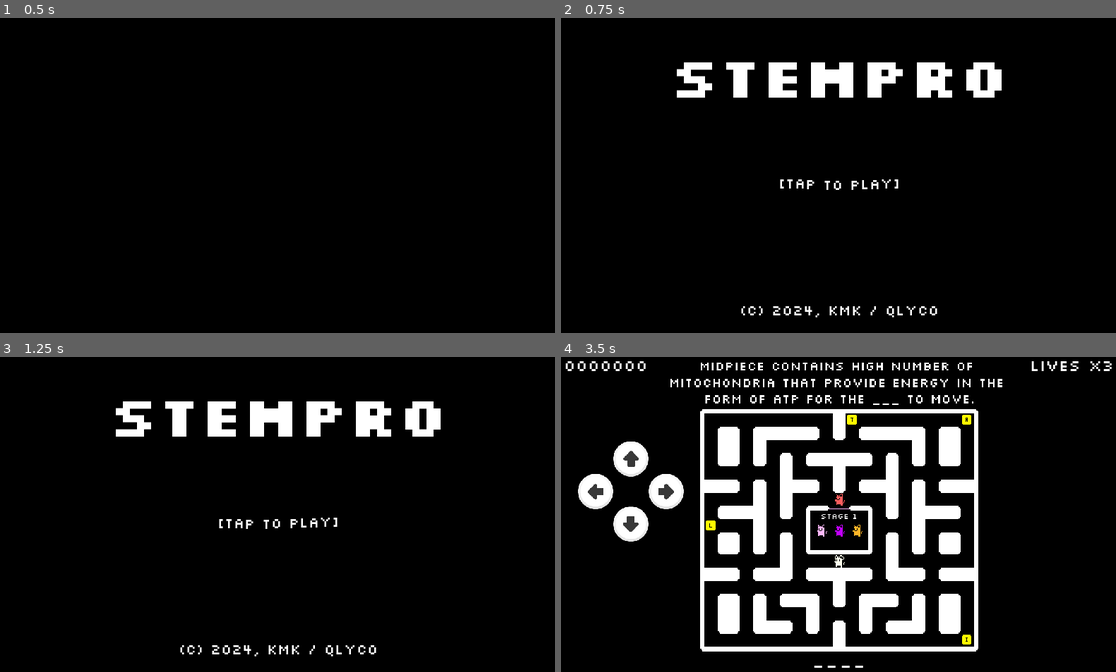
Above: before the commit, frames 1-4 (two rows, left to right).
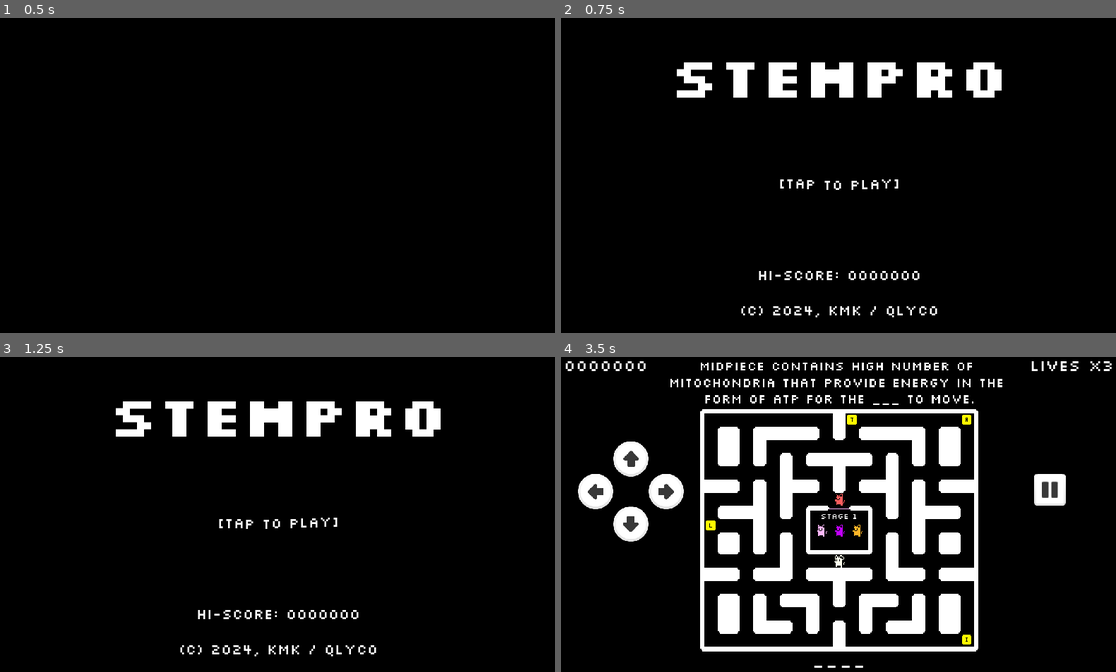
Above: after the commit, the same moments.

Repository: dfx81/stempro
Game: Godot game, scene res://assets/scenes/menu.tscn
The game is run twice, just before and just after one commit, with the same random seed, the same clock (stepped at 60 frames per second) and the same inputs. The engine's default icon, where the game draws it, is replaced by a stand-in: a white triangle on a blue panel in a dark square.
Inputs (mouse positions are in pixels of both pictures, inside the frame that each line leads up to):
- Up to frame 1 (0.5 s): no input
- Up to frame 2 (0.75 s): tap Enter at 0.5 s; move the mouse to (966, 159) at 0.52 s; hold Right (move_right) from 0.53 s (still down); click (966, 159) at 0.67 s
- Up to frame 3 (1.25 s): keep holding Right (move_right)
- Up to frame 4 (3.5 s): tap Enter at 1.25, 2, 2.75 s; move the mouse to (727, 530) at 1.27 s; release Right (move_right) at 1.28 s; hold Down (move_down) 1.28-2.03 s; click (727, 530) at 1.42 s; move the mouse to (894, 445) at 2.02 s; hold Right (move_right) 2.03-2.78 s; click (894, 445) at 2.17 s; move the mouse to (810, 577) at 2.77 s; hold Up (move_up) from 2.78 s (still down); click (810, 577) at 2.92 s

Frame 1 is identical in both runs. In frame 2, 0.3% of the frame differs, in the area x 35-65%, y 80-84%; in frame 3, 0.3%; in frame 4, 0.6%, in the area x 85-91%, y 37-48%.
Error before the commit: Parse Error: Can't preload resource at path: res://assets/scenes/menu.tscn (res://assets/scripts/end.gd:6)

Commit message:
Blurry fix

Diff:
--- a/assets/scenes/end.tscn
+++ b/assets/scenes/end.tscn
@@ -15,6 +15,10 @@
 
 [sub_resource type="DynamicFont" id=3]
 size = 32
+font_data = ExtResource( 1 )
+
+[sub_resource type="DynamicFont" id=8]
+size = 24
 font_data = ExtResource( 1 )
 
 [sub_resource type="Animation" id=4]
@@ -53,6 +57,18 @@
 "times": PoolRealArray( 0 ),
 "transitions": PoolRealArray( 1 ),
 "update": 0,
+"values": [ true ]
+}
+tracks/3/type = "value"
+tracks/3/path = NodePath("ColorRect/Best:visible")
+tracks/3/interp = 1
+tracks/3/loop_wrap = true
+tracks/3/imported = false
+tracks/3/enabled = true
+tracks/3/keys = {
+"times": PoolRealArray( 0 ),
+"transitions": PoolRealArray( 1 ),
+"update": 1,
 "values": [ true ]
 }
 
@@ -95,6 +111,18 @@
 "update": 1,
 "values": [ false, true ]
 }
+tracks/3/type = "value"
+tracks/3/path = NodePath("ColorRect/Best:visible")
+tracks/3/interp = 1
+tracks/3/loop_wrap = true
+tracks/3/imported = false
+tracks/3/enabled = true
+tracks/3/keys = {
+"times": PoolRealArray( 0, 1 ),
+"transitions": PoolRealArray( 1, 1 ),
+"update": 1,
+"values": [ false, true ]
+}
 
 [sub_resource type="Animation" id=6]
 length = 0.001
@@ -180,6 +208,21 @@
 align = 1
 valign = 1
 
+[node name="Best" type="Label" parent="ColorRect"]
+modulate = Color( 1, 1, 1, 0 )
+anchor_left = 0.5
+anchor_top = 0.5
+anchor_right = 0.5
+anchor_bottom = 0.5
+margin_left = -640.0
+margin_top = 36.0
+margin_right = 640.0
+margin_bottom = 90.0
+custom_fonts/font = SubResource( 8 )
+text = "* NEW BEST *"
+align = 1
+valign = 1
+
 [node name="AnimationPlayer" type="AnimationPlayer" parent="."]
 autoplay = "summary"
 anims/RESET = SubResource( 4 )
--- a/assets/scenes/game.tscn
+++ b/assets/scenes/game.tscn
@@ -18,20 +18,26 @@
 [ext_resource path="res://assets/audio/phaseJump4.ogg" type="AudioStream" id=16]
 [ext_resource path="res://assets/audio/jingles_NES00.ogg" type="AudioStream" id=17]
 [ext_resource path="res://assets/audio/jingles_NES03.ogg" type="AudioStream" id=18]
-
-[sub_resource type="DynamicFont" id=3]
-size = 96
-font_data = ExtResource( 6 )
-
-[sub_resource type="DynamicFont" id=2]
-size = 36
-font_data = ExtResource( 6 )
+[ext_resource path="res://assets/sprites/shadedLight14.png" type="Texture" id=19]
+[ext_resource path="res://assets/audio/error_006.ogg" type="AudioStream" id=20]
 
 [sub_resource type="DynamicFont" id=1]
 size = 36
 extra_spacing_char = 4
 font_data = ExtResource( 6 )
 
+[sub_resource type="DynamicFont" id=3]
+size = 96
+font_data = ExtResource( 6 )
+
+[sub_resource type="DynamicFont" id=2]
+size = 36
+font_data = ExtResource( 6 )
+
+[sub_resource type="DynamicFont" id=4]
+size = 56
+font_data = ExtResource( 6 )
+
 [node name="game" type="Node2D" groups=["game_manager"]]
 pause_mode = 2
 script = ExtResource( 5 )
@@ -44,6 +50,25 @@
 anchor_right = 1.0
 anchor_bottom = 1.0
 color = Color( 0, 0, 0, 1 )
+
+[node name="Answer" type="RichTextLabel" parent="CanvasLayer/ColorRect"]
+pause_mode = 2
+visible = false
+anchor_top = 1.0
+anchor_right = 1.0
+anchor_bottom = 1.0
+margin_top = -54.0
+margin_bottom = 18.0
+custom_colors/default_color = Color( 1, 1, 1, 1 )
+custom_colors/font_color_selected = Color( 0, 0, 0, 1 )
+custom_fonts/mono_font = SubResource( 1 )
+custom_fonts/bold_italics_font = SubResource( 1 )
+custom_fonts/italics_font = SubResource( 1 )
+custom_fonts/bold_font = SubResource( 1 )
+custom_fonts/normal_font = SubResource( 1 )
+bbcode_enabled = true
+bbcode_text = "[center][shake rate=10.0 level=5 connected=0]_____[/shake][/center]"
+text = "_____"
 
 [node name="Question" type="RichTextLabel" parent="CanvasLayer/ColorRect"]
 pause_mode = 2
@@ -92,62 +117,6 @@
 text = "STAGE 1"
 scroll_active = false
 
-[node name="Lives" type="RichTextLabel" parent="CanvasLayer/ColorRect"]
-pause_mode = 2
-anchor_left = 1.0
-anchor_right = 1.0
-margin_left = -224.0
-margin_right = -17.0
-margin_bottom = 93.0
-custom_colors/default_color = Color( 1, 1, 1, 1 )
-custom_colors/font_color_selected = Color( 0, 0, 0, 1 )
-custom_fonts/mono_font = SubResource( 2 )
-custom_fonts/bold_italics_font = SubResource( 2 )
-custom_fonts/italics_font = SubResource( 2 )
-custom_fonts/bold_font = SubResource( 2 )
-custom_fonts/normal_font = SubResource( 2 )
-bbcode_enabled = true
-bbcode_text = "[right]LIVES X3[/right]"
-text = "LIVES X3"
-scroll_active = false
-
-[node name="Score" type="RichTextLabel" parent="CanvasLayer/ColorRect"]
-pause_mode = 2
-margin_left = 16.0
-margin_right = 222.0
-margin_bottom = 93.0
-custom_colors/default_color = Color( 1, 1, 1, 1 )
-custom_colors/font_color_selected = Color( 0, 0, 0, 1 )
-custom_fonts/mono_font = SubResource( 2 )
-custom_fonts/bold_italics_font = SubResource( 2 )
-custom_fonts/italics_font = SubResource( 2 )
-custom_fonts/bold_font = SubResource( 2 )
-custom_fonts/normal_font = SubResource( 2 )
-bbcode_enabled = true
-bbcode_text = "0000000"
-text = "0000000"
-scroll_active = false
-
-[node name="Best" type="RichTextLabel" parent="CanvasLayer/ColorRect"]
-pause_mode = 2
-visible = false
-margin_left = 9.0
-margin_top = 26.0
-margin_right = 1036.0
-margin_bottom = 119.0
-rect_scale = Vector2( 0.3, 0.3 )
-custom_colors/default_color = Color( 1, 1, 1, 1 )
-custom_colors/font_color_selected = Color( 0, 0, 0, 1 )
-custom_fonts/mono_font = SubResource( 2 )
-custom_fonts/bold_italics_font = SubResource( 2 )
-custom_fonts/italics_font = SubResource( 2 )
-custom_fonts/bold_font = SubResource( 2 )
-custom_fonts/normal_font = SubResource( 2 )
-bbcode_enabled = true
-bbcode_text = "BEST: 0000000"
-text = "BEST: 0000000"
-scroll_active = false
-
 [node name="Hint" type="RichTextLabel" parent="CanvasLayer/ColorRect"]
 pause_mode = 2
 anchor_left = 0.5
@@ -158,25 +127,6 @@
 margin_top = 306.0
 margin_right = 640.0
 margin_bottom = 358.0
-custom_colors/default_color = Color( 1, 1, 1, 1 )
-custom_colors/font_color_selected = Color( 0, 0, 0, 1 )
-custom_fonts/mono_font = SubResource( 1 )
-custom_fonts/bold_italics_font = SubResource( 1 )
-custom_fonts/italics_font = SubResource( 1 )
-custom_fonts/bold_font = SubResource( 1 )
-custom_fonts/normal_font = SubResource( 1 )
-bbcode_enabled = true
-bbcode_text = "[center][shake rate=10.0 level=5 connected=0]_____[/shake][/center]"
-text = "_____"
-
-[node name="Answer" type="RichTextLabel" parent="CanvasLayer/ColorRect"]
-pause_mode = 2
-visible = false
-anchor_top = 1.0
-anchor_right = 1.0
-anchor_bottom = 1.0
-margin_top = -54.0
-margin_bottom = 18.0
 custom_colors/default_color = Color( 1, 1, 1, 1 )
 custom_colors/font_color_selected = Color( 0, 0, 0, 1 )
 custom_fonts/mono_font = SubResource( 1 )
@@ -374,6 +324,99 @@
 pressed = ExtResource( 12 )
 visibility_mode = 1
 
+[node name="pause-btn" type="TouchScreenButton" parent="CanvasLayer/ViewportContainer/Viewport"]
+position = Vector2( 1080, 270 )
+scale = Vector2( 1.5, 1.5 )
+normal = ExtResource( 19 )
+visibility_mode = 1
+
+[node name="Pause" type="ColorRect" parent="CanvasLayer"]
+visible = false
+anchor_right = 1.0
+anchor_bottom = 1.0
+color = Color( 0, 0, 0, 1 )
+
+[node name="Label" type="Label" parent="CanvasLayer/Pause"]
+anchor_left = 0.5
+anchor_top = 0.5
+anchor_right = 0.5
+anchor_bottom = 0.5
+margin_left = -122.5
+margin_top = -128.0
+margin_right = 122.5
+margin_bottom = -56.0
+custom_colors/font_color = Color( 1, 1, 1, 1 )
+custom_fonts/font = SubResource( 4 )
+text = "PAUSED"
+align = 1
+valign = 1
+
+[node name="Button" type="Button" parent="CanvasLayer/Pause"]
+anchor_left = 0.5
+anchor_top = 0.5
+anchor_right = 0.5
+anchor_bottom = 0.5
+margin_left = -108.5
+margin_top = 140.5
+margin_right = 108.5
+margin_bottom = 193.5
+custom_fonts/font = SubResource( 2 )
+text = "CONTINUE"
+flat = true
+
+[node name="Best" type="Label" parent="CanvasLayer/Pause"]
+pause_mode = 2
+anchor_left = 0.5
+anchor_right = 0.5
+margin_left = -208.0
+margin_right = 208.0
+margin_bottom = 47.0
+custom_fonts/font = SubResource( 2 )
+text = "HI-SCORE: 0000000"
+align = 1
+valign = 1
+
+[node name="Control" type="Control" parent="CanvasLayer"]
+anchor_right = 1.0
+anchor_bottom = 1.0
+mouse_filter = 2
+
+[node name="Lives" type="RichTextLabel" parent="CanvasLayer/Control"]
+pause_mode = 2
+anchor_left = 1.0
+anchor_right = 1.0
+margin_left = -224.0
+margin_right = -17.0
+margin_bottom = 93.0
+custom_colors/default_color = Color( 1, 1, 1, 1 )
+custom_colors/font_color_selected = Color( 0, 0, 0, 1 )
+custom_fonts/mono_font = SubResource( 2 )
+custom_fonts/bold_italics_font = SubResource( 2 )
+custom_fonts/italics_font = SubResource( 2 )
+custom_fonts/bold_font = SubResource( 2 )
+custom_fonts/normal_font = SubResource( 2 )
+bbcode_enabled = true
+bbcode_text = "[right]LIVES X3[/right]"
+text = "LIVES X3"
+scroll_active = false
+
+[node name="Score" type="RichTextLabel" parent="CanvasLayer/Control"]
+pause_mode = 2
+margin_left = 16.0
+margin_right = 222.0
+margin_bottom = 93.0
+custom_colors/default_color = Color( 1, 1, 1, 1 )
+custom_colors/font_color_selected = Color( 0, 0, 0, 1 )
+custom_fonts/mono_font = SubResource( 2 )
+custom_fonts/bold_italics_font = SubResource( 2 )
+custom_fonts/italics_font = SubResource( 2 )
+custom_fonts/bold_font = SubResource( 2 )
+custom_fonts/normal_font = SubResource( 2 )
+bbcode_enabled = true
+bbcode_text = "0000000"
+text = "0000000"
+scroll_active = false
+
 [node name="Chasing" type="AudioStreamPlayer" parent="."]
 pause_mode = 1
 stream = ExtResource( 15 )
@@ -389,8 +432,13 @@
 [node name="Win" type="AudioStreamPlayer" parent="."]
 pause_mode = 2
 stream = ExtResource( 18 )
+
+[node name="click" type="AudioStreamPlayer" parent="."]
+stream = ExtResource( 20 )
 
 [connection signal="pressed" from="CanvasLayer/ViewportContainer/Viewport/up" to="." method="_on_input_pressed" binds= [ 0 ]]
 [connection signal="pressed" from="CanvasLayer/ViewportContainer/Viewport/right" to="." method="_on_input_pressed" binds= [ 1 ]]
 [connection signal="pressed" from="CanvasLayer/ViewportContainer/Viewport/down" to="." method="_on_input_pressed" binds= [ 2 ]]
 [connection signal="pressed" from="CanvasLayer/ViewportContainer/Viewport/left" to="." method="_on_input_pressed" binds= [ 3 ]]
+[connection signal="pressed" from="CanvasLayer/ViewportContainer/Viewport/pause-btn" to="." method="_on_pausebtn_pressed"]
+[connection signal="pressed" from="CanvasLayer/Pause/Button" to="." method="_on_pausebtn_pressed"]
--- a/assets/scenes/menu.tscn
+++ b/assets/scenes/menu.tscn
@@ -104,6 +104,21 @@
 custom_fonts/font = SubResource( 1 )
 text = "STEMPRO"
 
+[node name="Best" type="Label" parent="ColorRect"]
+anchor_left = 0.5
+anchor_top = 0.5
+anchor_right = 0.5
+anchor_bottom = 0.5
+margin_left = -640.0
+margin_top = 176.0
+margin_right = 640.0
+margin_bottom = 280.0
+custom_colors/font_color = Color( 1, 1, 1, 1 )
+custom_fonts/font = SubResource( 2 )
+text = "HI-SCORE: 0000000"
+align = 1
+valign = 1
+
 [node name="Credits" type="Label" parent="ColorRect"]
 anchor_left = 0.5
 anchor_top = 0.5
--- a/assets/scripts/end.gd
+++ b/assets/scripts/end.gd
@@ -5,6 +5,9 @@
 func _ready():
 	menu = preload("res://assets/scenes/menu.tscn")
 	$ColorRect/Score.text = "SCORE: " + str(Globals.score).pad_zeros(7)
+
+	if Globals.bested:
+		$ColorRect/Best.modulate.a = 255
 
 func _input(event):
 	if event is InputEventMouseButton:
--- a/assets/scripts/game.gd
+++ b/assets/scripts/game.gd
@@ -12,12 +12,13 @@
 	last_ans_pos = Globals.answer_pos
 	question = Globals.get_question()
 	update_hint()
+	$CanvasLayer/Control/Score.bbcode_text = str(Globals.score).pad_zeros(7)
 	$CanvasLayer/ColorRect/Stage.bbcode_text = "[center]STAGE " + str(Globals.stage) + "[/center]"
 	$CanvasLayer/ColorRect/Question.bbcode_text = "[center]" + question[0] + "[/center]"
-	$CanvasLayer/ColorRect/Lives.bbcode_text = "[right]LIVES X" + str(Globals.lives) + "[/right]"
+	$CanvasLayer/Control/Lives.bbcode_text = "[right]LIVES X" + str(Globals.lives) + "[/right]"
 	$CanvasLayer/ColorRect/Answer.bbcode_text = "[center][wave amp=50 freq=10]" + Globals.answer + "[/wave][/center]"
 	get_tree().paused = true
-	letter_scene = preload("res://assets/scenes/letter.tscn")
+	letter_scene = load("res://assets/scenes/letter.tscn")
 
 	spots = get_tree().get_nodes_in_group("letter_spot")
 	spots.shuffle()
@@ -56,7 +57,13 @@
 	if Input.is_action_just_released("ui_cancel") and Globals.running:
 		get_tree().paused = not get_tree().paused
 
-	$CanvasLayer/ColorRect/Score.bbcode_text = str(Globals.score).pad_zeros(7)
+	$CanvasLayer/Control/Score.bbcode_text = str(Globals.score).pad_zeros(7)
+
+	if Globals.score > Globals.best:
+		Globals.best = Globals.score
+		Globals.bested = true
+
+	$CanvasLayer/Pause/Best.text = "HI-SCORE: " + str(Globals.best).pad_zeros(7)
 	win = Globals.check_win()
 
 	if last_ans_pos < Globals.answer_pos and not win:
@@ -72,7 +79,8 @@
 		$CanvasLayer/ColorRect/Answer.visible = true
 		$CanvasLayer/ColorRect/Hint.visible = false
 		Globals.score += int(Globals.time)
-		$CanvasLayer/ColorRect/Score.bbcode_text = str(Globals.score).pad_zeros(7)
+		$CanvasLayer/Control/Score.bbcode_text = str(Globals.score).pad_zeros(7)
+		$CanvasLayer/Pause/Best.text = "HI-SCORE: " + str(Globals.best).pad_zeros(7)
 		get_tree().paused = true
 		Globals.answer_pos = 0
 		yield(get_tree().create_timer(3, true), "timeout")
@@ -119,3 +127,13 @@
 func play_win_sound():
 	$Chasing.stop()
 	$Win.play()
+
+
+func _on_pausebtn_pressed():
+	$click.play()
+
+	if Globals.running:
+		get_tree().paused = not get_tree().paused
+		$CanvasLayer/Pause.visible = not $CanvasLayer/Pause.visible
+
+		$CanvasLayer/Pause.mouse_filter = Control.MOUSE_FILTER_STOP if get_tree().paused else Control.MOUSE_FILTER_IGNORE
--- a/assets/scripts/globals.gd
+++ b/assets/scripts/globals.gd
@@ -1,4 +1,6 @@
 extends Node
+
+var PATH = "user://score.save"
 
 var bio_questions : Array = [
 	["___ of a sperm contains acrosome and nucleus.", "HEAD"],
@@ -55,6 +57,8 @@
 var time: float = 99
 var time_default: float = 99
 var score: int = 0
+var best: int = 0
+var bested: bool = false
 var running: bool = false
 
 func _ready():
@@ -78,6 +82,7 @@
 	persist = []
 	score = 0
 	stage = 1
+	bested = false
 
 func get_question() -> Array:
 	var question: Array = questions[cur_question]
@@ -104,3 +109,20 @@
 
 func check_win() -> bool:
 	return answer_pos >= len(answer)
+
+func save_score():
+	var file = File.new()
+
+	file.open(PATH, File.WRITE)
+	file.store_32(best)
+
+	file.close()
+
+func load_score():
+	var file = File.new()
+	var exist = file.file_exists(PATH)
+
+	if exist:
+		file.open(PATH, File.READ)
+		best = file.get_32()
+		file.close()
--- a/assets/scripts/menu.gd
+++ b/assets/scripts/menu.gd
@@ -4,7 +4,9 @@
 var game: PackedScene
 
 func _ready():
-	game = preload("res://assets/scenes/game.tscn")
+	game = load("res://assets/scenes/game.tscn")
+	Globals.load_score()
+	$ColorRect/Best.text = "HI-SCORE: " + str(Globals.best).pad_zeros(7)
 	start = false
 
 func _on_Transition_gui_input(event: InputEvent):
--- a/assets/scripts/player.gd
+++ b/assets/scripts/player.gd
@@ -11,7 +11,7 @@
 var play: bool = false
 
 func _ready():
-	end = preload("res://assets/scenes/end.tscn")
+	end = load("res://assets/scenes/end.tscn")
 	play = true
 	front = get_node(front_path)
 
@@ -72,6 +72,7 @@
 
 		if Globals.lives <= 0:
 			die()
+			Globals.save_score()
 			yield(get_tree().create_timer(3, true), "timeout")
 			get_tree().change_scene_to(end)
 		else:
--- a/project.godot
+++ b/project.godot
@@ -24,6 +24,7 @@
 
 window/size/width=1280
 window/size/height=720
+window/dpi/allow_hidpi=true
 window/stretch/mode="2d"
 window/stretch/aspect="expand"
 
Not shown: 1 places in assets/scenes/end.tscn that only renumber resources
Not shown: 1 places in assets/scenes/game.tscn that only renumber resources
